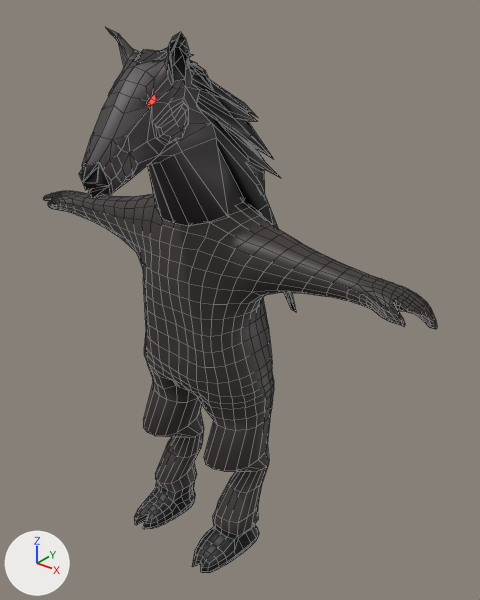
A saved change to the Blender file game/characters/creature/Creatures/Tikbalang/tikbalang.blend.
One viewpoint serves both versions: a camera (50 mm lens) standing at (2.67, -3.07, 3.45) and looking at (0.21, 0.01, 1.54). Lighting does not change. The marker at lower left points along +X, +Y and +Z. Mesh edges are drawn as thin lines.

Names of what the first picture shows: 'head'.
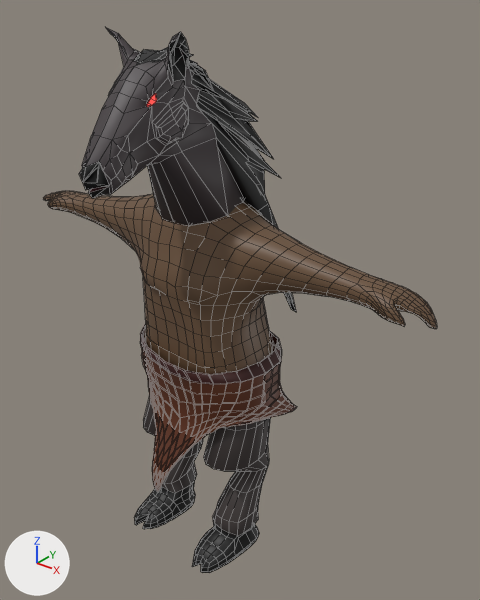
Boxes [x1, y1, x2, y2] around the edits, measured in the pictures (480 x 600 px; the box of a moved part takes in the faces that stretch with it):
'Cube', added (brown)
    after: [140, 323, 297, 493]
    faces in mat_base (brown #5c2b11): [140, 328, 297, 493]
    faces in mat_belt (dark red #3a0e0b): [140, 323, 282, 385]
part 1 of me_cube_001, moved or reshaped
    before: [135, 220, 257, 320]
    after: [135, 220, 257, 321]
part 2 of me_cube_001, recoloured (grey to brown)
    both: [43, 191, 437, 374]

What changed in the scene script:
```text
Add mat_upperbody:
    mat_upperbody = principled_material('upperbody')
    mat_upperbody.base_color = (0.147, 0.0828, 0.0431)  # brown #6b513b
Add mat_base:
    mat_base = principled_material('base')
    mat_base.base_color = (0.107, 0.0245, 0.00561)  # brown #5c2b11
Add mat_belt:
    mat_belt = principled_material('belt')
    mat_belt.base_color = (0.042, 0.00425, 0.00325)  # dark red #3a0e0b
Change me_cube_001:
    used by ob_head; location = (0.022, -0.602, 2.837); rotation_euler = (0.355, 0.000956, 0.0182), in degrees (20, 0.1, 1); scale = (0.157, 0.189, 0.182)
    remove me_cube_001.from_pydata(...)  # 2231 vertices, 2266 faces; spans x -10.1..10.0, y -5.8..3.9, z -17.3..1.8
    add me_cube_001.from_pydata(...)  # 2235 vertices, 2270 faces; spans x -10.1..10.0, y -5.8..3.9, z -17.3..1.8
    me_cube_001 part 1
    8 faces are deleted
    3 vertices in x -1.7..2.5, y -0.6..-0.5, z -6.0..-4.7 move by (0.0, -0.1, 0.0)
    27 vertices move from x -1.6..2.3, y -1.4..-0.3, z -6.5..-4.8 to x -1.8..2.3, y -1.5..-0.4, z -6.4..-4.7
    4 vertices are added at (-1.1, -1.3, -5.6), (1.7, -1.1, -5.6), (1.1, -1.4, -6.0), (-0.6, -1.5, -6.0)
    12 new faces join them, mat_upperbody (brown #6b513b)
    me_cube_001 part 2: 857 faces spanning x -10.1..10.0, y -2.3..2.5, z -11.2..-4.0 switch from mat_body (black #3b3433) to mat_upperbody (brown #6b513b)
Add me_cube:
    me_cube.from_pydata(...)  # 348 vertices, 304 faces; spans x -1.14..1.18, y -1.21..0.66, z -0.83..1.18
    me_cube.polygons.foreach_set('use_smooth', [True] * 304)
    # faces by material slot: [272, 32]
    me_cube.materials.append(mat_base)  # brown #5c2b11
    me_cube.materials.append(mat_belt)  # dark red #3a0e0b
Add ob_cube:
    ob_cube = bpy.data.objects.new('Cube', me_cube)
    ob_cube.location = (0.014, -0.024, 0.663)
    ob_cube.scale = (0.505, 0.505, 0.505)
    _m = ob_cube.modifiers.new('Solidify', 'SOLIDIFY')
    _m.thickness = -0.02
```
